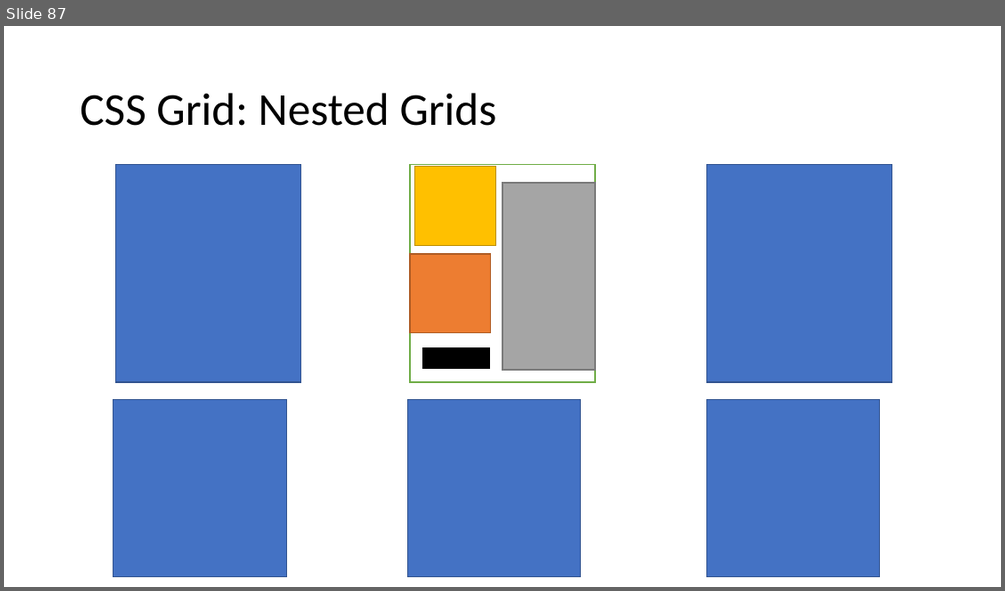
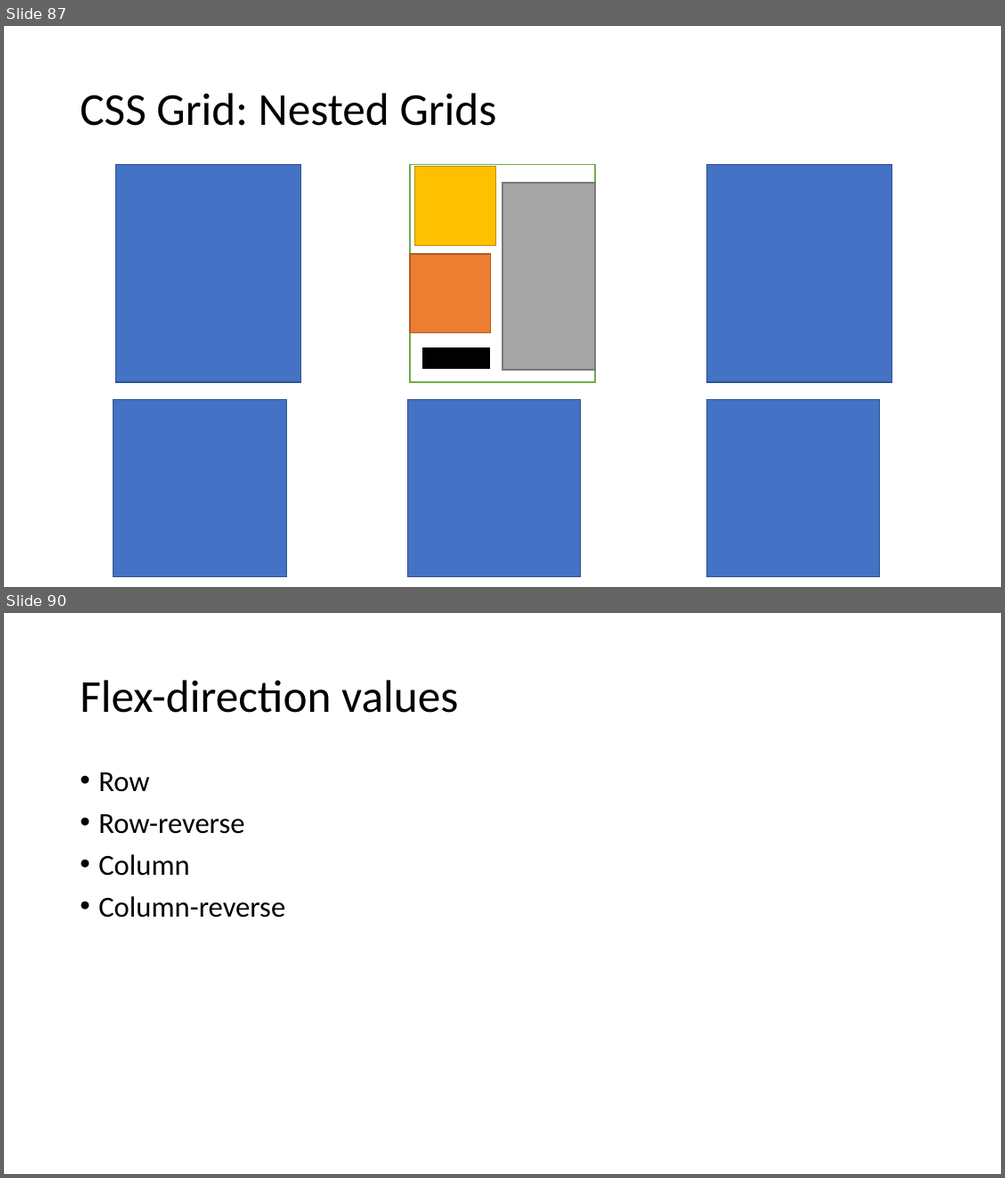
Before and after one commit to PiyushChaturvedii/Batch04, a slide deck: CSS.pptx. Shown one above the other, each under a label of ours: slide 87 before the commit, slides 87 and 90 after it; the slides between them are not shown. The pictures are 1005x591 and 1005x1178 pixels, drawn with LibreOffice and Linux fonts; fonts in the diff are those of the drawing. Boxes give left, top, right and bottom in pixels: in the first picture for what was removed or moved away, otherwise in the second. Text is boxed around its words. In the diff, an @@ line names an element or a change of style, - is before the commit and + after.

```diff
--- a/CSS.pptx
+++ b/CSS.pptx
@@ slide 90 added at bbox=[4, 613, 1001, 1174], background #FFFFFF @@
@@ title added at bbox=[80, 680, 458, 713], 44 pt, text #000000 @@
+Flex-direction values
@@ text added at bbox=[98, 772, 285, 917], 28 pt, text #000000 @@
+• Row
+• Row-reverse
+• Column
+• Column-reverse
```
Also in this commit, not shown: 8 other slides added, 6 other files.
